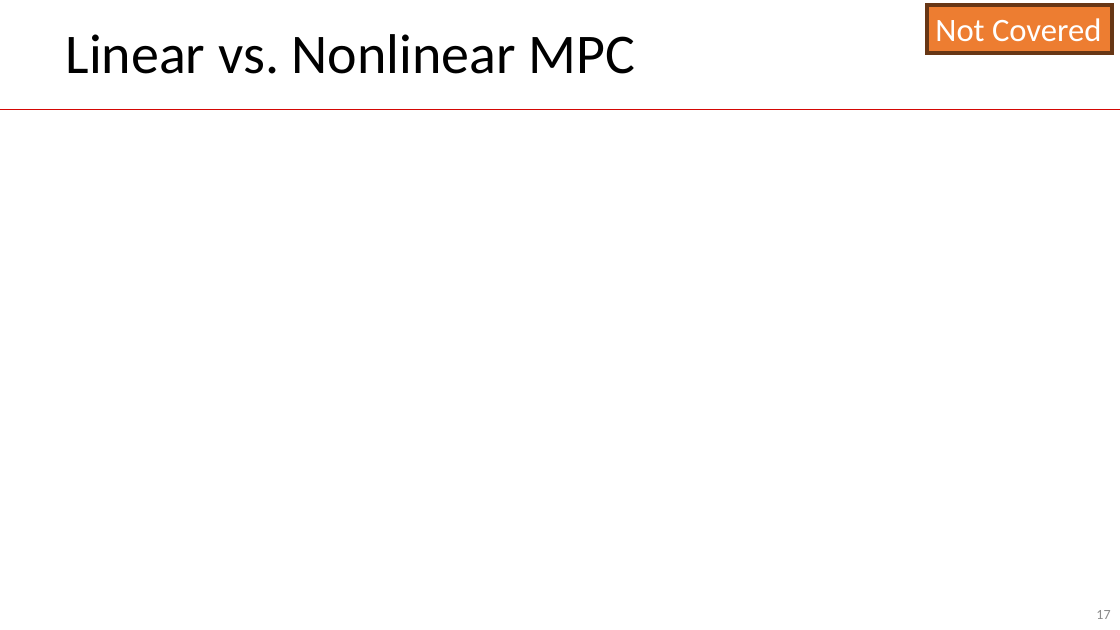
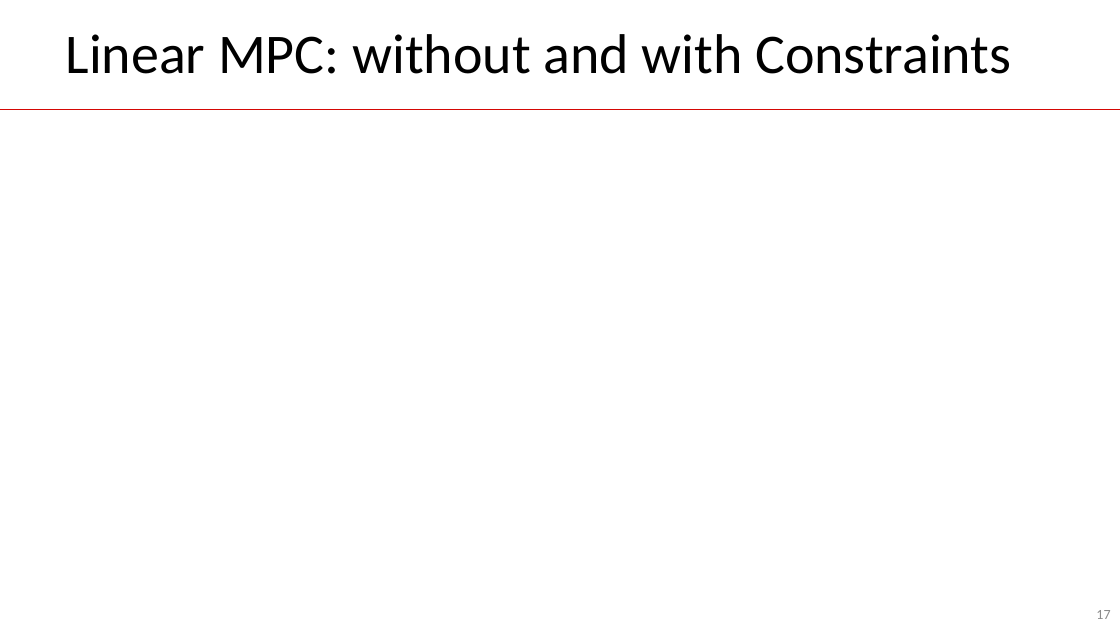
Before and after one commit to guhofstra/CSC144V, a slide deck: slide 17 of PPTs/L8 Control.pptx. Drawn at 1120x630 pixels with LibreOffice and Linux fonts; fonts in the diff are those of the drawing; grey boxes stand for pictures. Boxes give left, top, right and bottom in pixels: in the first picture for what was removed or moved away, otherwise in the second. Text is boxed around its words. In the diff, an @@ line names an element or a change of style, - is before the commit and + after.

```diff
--- a/PPTs/L8 Control.pptx
+++ b/PPTs/L8 Control.pptx
@@ rectangle removed at [928,5,1112,53] @@
-Not Covered
@@ title at [66,34,1011,74]: text changed @@
-Linear vs. Nonlinear MPC
+Linear MPC: without and with Constraints
```
Also in this commit, not shown: 1 other slide changed, 1 slide added, 7 other files.
